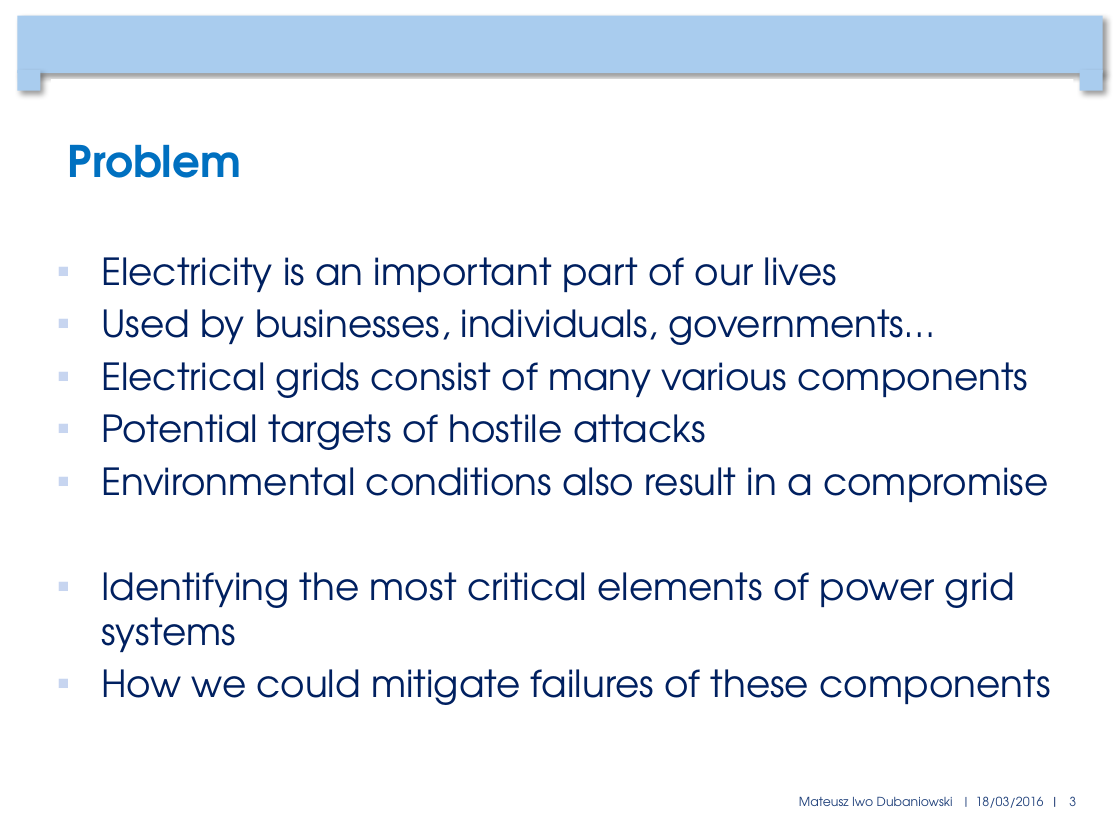
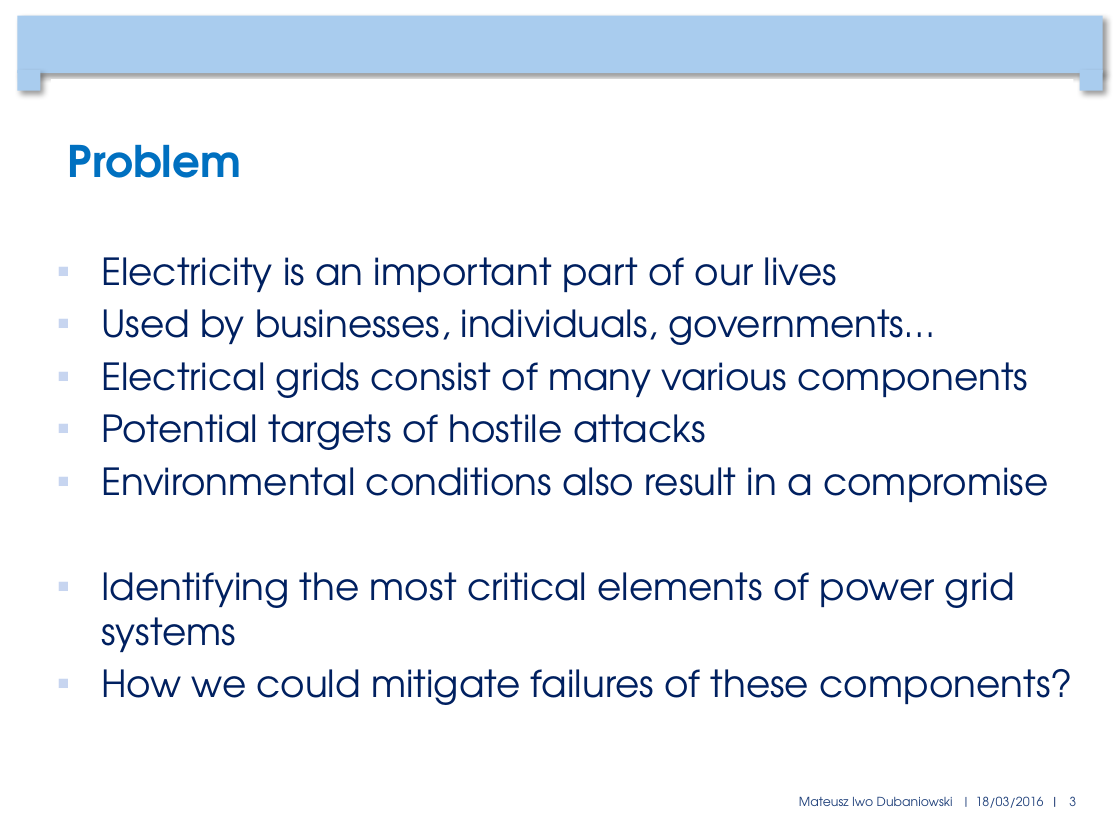
Before and after one commit to mduban/CNProject, a slide deck: slide 3 of FinalPresentation.pptx. Drawn at 1120x840 pixels with LibreOffice and Linux fonts; fonts in the diff are those of the drawing; background and template pictures are left out. Boxes give left, top, right and bottom in pixels: in the first picture for what was removed or moved away, otherwise in the second. Text is boxed around its words. In the diff, an @@ line names an element or a change of style, - is before the commit and + after.

```diff
--- a/FinalPresentation.pptx
+++ b/FinalPresentation.pptx
@@ text at bbox=[101, 669, 1073, 705]: text changed @@
-▪ How we could mitigate failures of these components
+▪ How we could mitigate failures of these components?
```
Also in this commit, not shown: 5 other slides changed.
